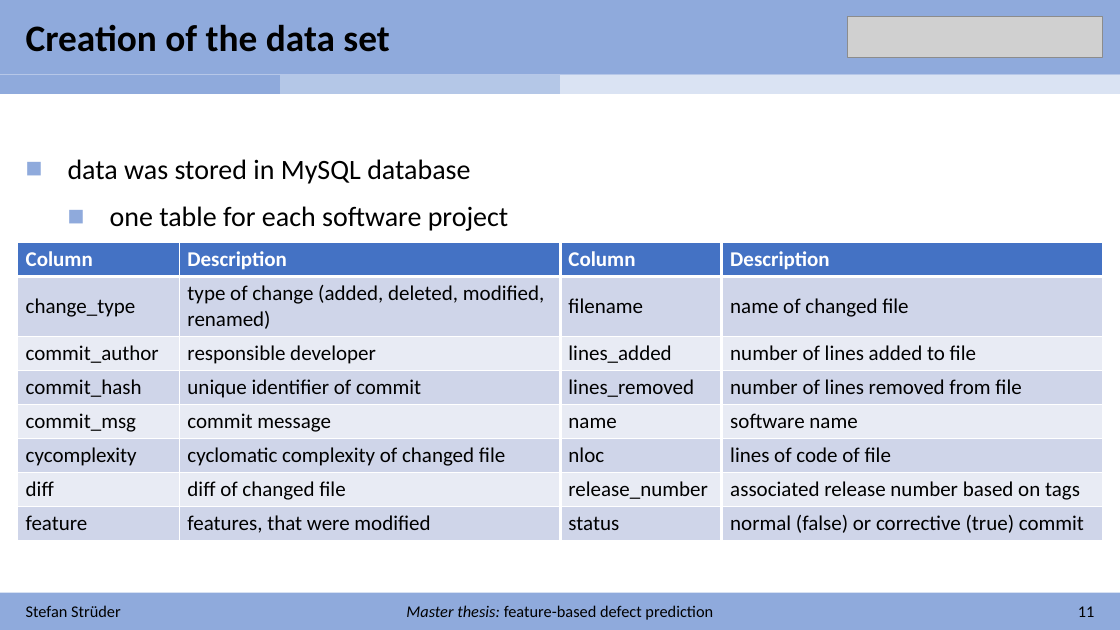
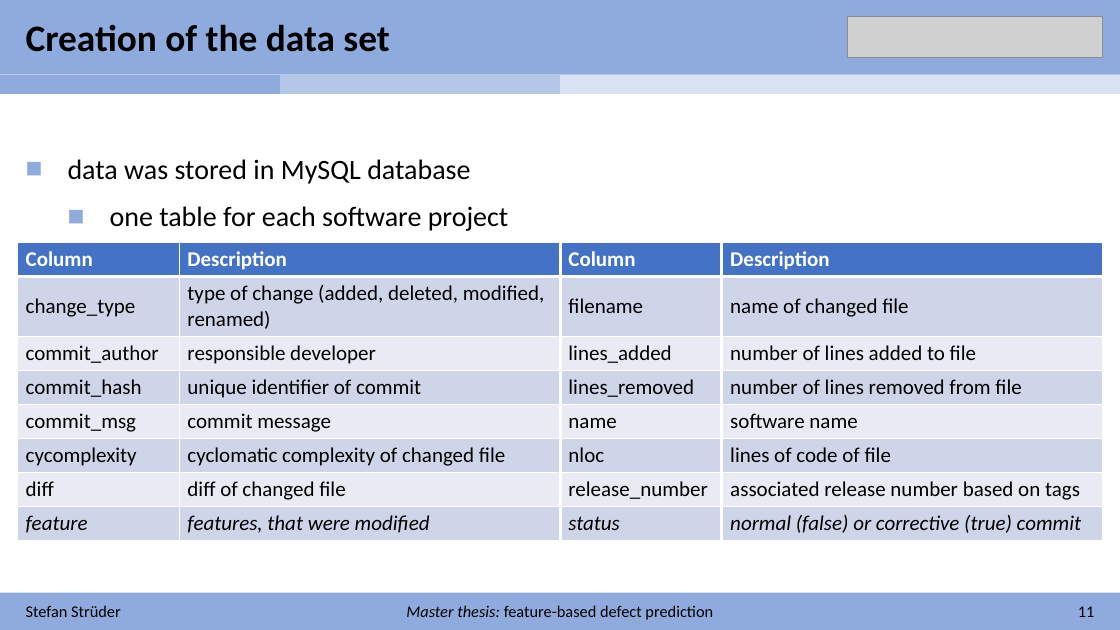
Before and after one commit to stefanstrueder/MA_Strueder, a slide deck: slide 11 of Zwischenbericht/Zwischenbericht.pptx. Drawn at 1120x630 pixels with LibreOffice and Linux fonts; fonts in the diff are those of the drawing; grey boxes stand for pictures. Boxes give left, top, right and bottom in pixels: in the first picture for what was removed or moved away, otherwise in the second. Text is boxed around its words. In the diff, an @@ line names an element or a change of style, - is before the commit and + after.

```diff
--- a/Zwischenbericht/Zwischenbericht.pptx
+++ b/Zwischenbericht/Zwischenbericht.pptx
@@ table at bbox=[18, 242, 1104, 539] @@
@@ italic on in "feature", "features, that were modified", "status", "normal (false) or corrective (true) commit" @@
```
Also in this commit, not shown: 17 other slides changed, 1 slide added, 2 slides removed, 1 other file.
